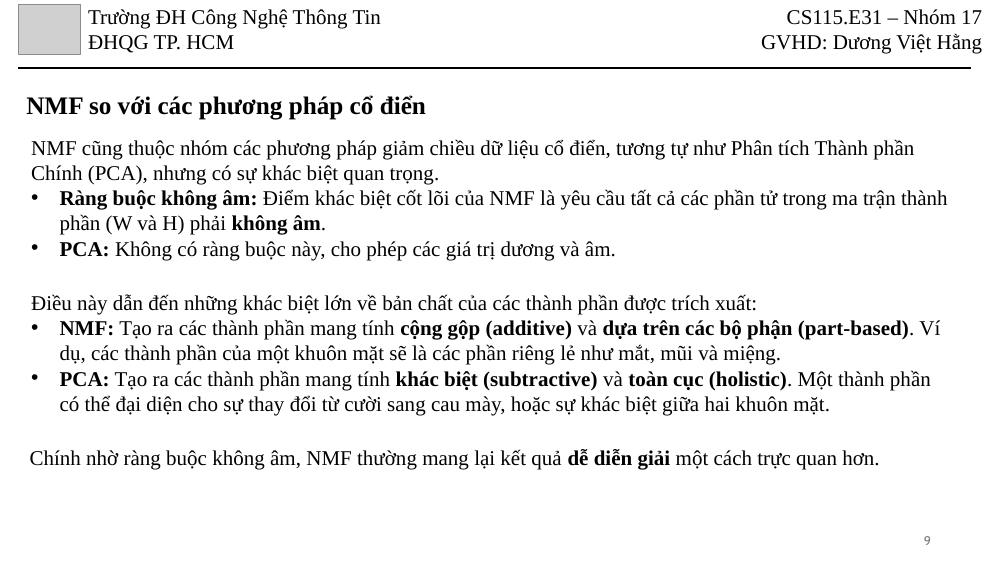
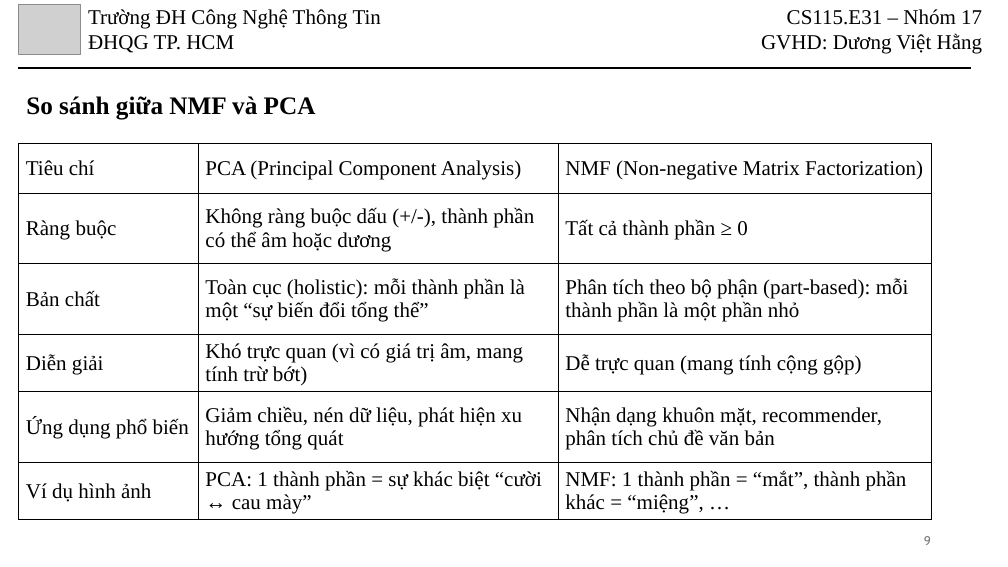
Before and after one commit to HoanHang/AI-UIT, a slide deck: slide 9 of Toan_KHMT/BaoCao/CS115-Nhom17-NMF.pptx. Drawn at 1008x567 pixels with LibreOffice and Linux fonts; fonts in the diff are those of the drawing; grey boxes stand for pictures. Boxes give left, top, right and bottom in pixels: in the first picture for what was removed or moved away, otherwise in the second. Text is boxed around its words. In the diff, an @@ line names an element or a change of style, - is before the commit and + after.

```diff
--- a/Toan_KHMT/BaoCao/CS115-Nhom17-NMF.pptx
+++ b/Toan_KHMT/BaoCao/CS115-Nhom17-NMF.pptx
@@ text at [26, 96, 316, 120]: text changed @@
-NMF so với các phương pháp cổ điển
+So sánh giữa NMF và PCA
@@ table added at [19, 144, 932, 520], 6 rows, 3 columns @@
+Tiêu chí | PCA (Principal Component Analysis) | NMF (Non-negative Matrix Factorization)
+Ràng buộc | Không ràng buộc dấu (+/-), thành phần có thể âm hoặc dương | Tất cả thành phần ≥ 0
+Bản chất | Toàn cục (holistic): mỗi thành phần là một “sự biến đổi tổng thể” | Phân tích theo bộ phận (part-based): mỗi thành phần là một phần nhỏ
+Diễn giải | Khó trực quan (vì có giá trị âm, mang tính trừ bớt) | Dễ trực quan (mang tính cộng gộp)
+Ứng dụng phổ biến | Giảm chiều, nén dữ liệu, phát hiện xu hướng tổng quát | Nhận dạng khuôn mặt, recommender, phân tích chủ đề văn bản
+Ví dụ hình ảnh | PCA: 1 thành phần = sự khác biệt “cười ↔ cau mày” | NMF: 1 thành phần = “mắt”, thành phần khác = “miệng”, …
@@ text removed at [31, 139, 948, 260] @@
-NMF cũng thuộc nhóm các phương pháp giảm chiều dữ liệu cổ điển, tương tự như Phân tích Thành phần Chính (PCA), nhưng có sự khác biệt quan trọng.
-• Ràng buộc không âm: Điểm khác biệt cốt lõi của NMF là yêu cầu tất cả các phần tử trong ma trận thành phần (W và H) phải không âm.
-• PCA: Không có ràng buộc này, cho phép các giá trị dương và âm.
@@ text removed at [31, 294, 940, 416] @@
-Điều này dẫn đến những khác biệt lớn về bản chất của các thành phần được trích xuất:
-• NMF: Tạo ra các thành phần mang tính cộng gộp (additive) và dựa trên các bộ phận (part-based). Ví dụ, các thành phần của một khuôn mặt sẽ là các phần riêng lẻ như mắt, mũi và miệng.
-• PCA: Tạo ra các thành phần mang tính khác biệt (subtractive) và toàn cục (holistic). Một thành phần có thể đại diện cho sự thay đổi từ cười sang cau mày, hoặc sự khác biệt giữa hai khuôn mặt.
@@ text removed at [30, 449, 879, 470] @@
-Chính nhờ ràng buộc không âm, NMF thường mang lại kết quả dễ diễn giải một cách trực quan hơn.
```
Also in this commit, not shown: 22 other slides changed, 2 slides removed.
